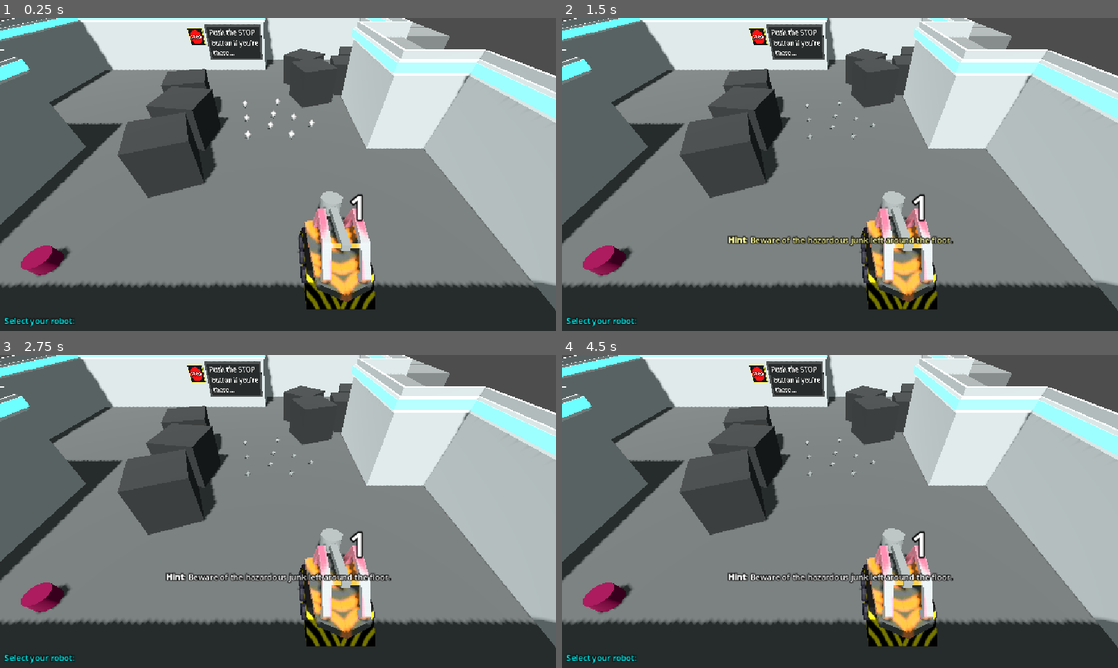
Above: before the commit, frames 1-4 (two rows, left to right).
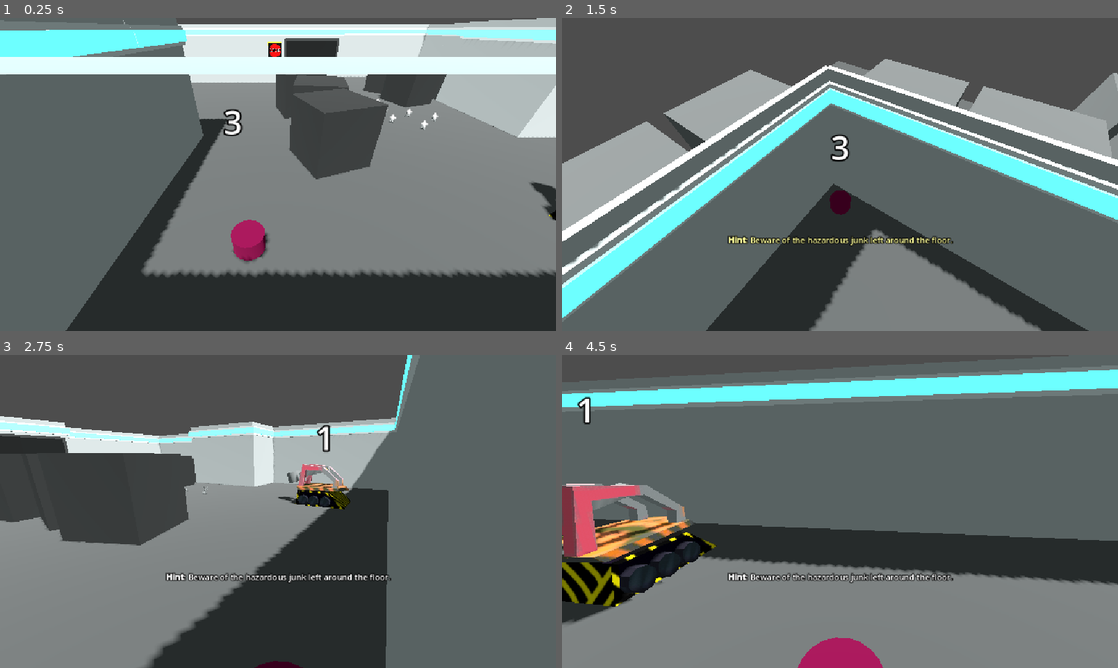
Above: after the commit, the same moments.

Repository: gheja/bot-loop
Game: Godot game, scene res://scenes/main_scene.tscn
The game is run twice, just before and just after one commit, with the same random seed, the same clock (stepped at 60 frames per second) and the same inputs.
Inputs (mouse positions are in pixels of both pictures, inside the frame that each line leads up to):
- Up to frame 1 (0.25 s): no input
- Up to frame 2 (1.5 s): move the mouse to (962, 158) at 0.52 s; hold D (move_right) 0.53-1.28 s; tap E (action_primary) at 0.6, 1.35 s; tap Enter at 1.25 s; move the mouse to (728, 190) at 1.27 s; hold Q (ui_action_back) from 1.28 s (still down)
- Up to frame 3 (2.75 s): tap R (ui_action_restart) at 2 s; move the mouse to (333, 442) at 2.02 s; release Q (ui_action_back) at 2.03 s; hold D (move_right) from 2.03 s (still down); tap E (action_primary) at 2.1 s
- Up to frame 4 (4.5 s): move the mouse to (812, 574) at 2.77 s; release D (move_right) at 2.78 s; hold W (move_up) 2.78-3.53 s; tap E (action_primary) at 2.85, 3.6, 4.35 s; move the mouse to (1006, 558) at 3.52 s; hold A (move_left) from 3.53 s (still down); tap R (ui_action_restart) at 4.15 s; move the mouse to (673, 464) at 4.27 s

The runs differ from the first frame. In frame 1, 57% of the frame differs, in the area x 0-100%, y 0-100%; in frame 2, 82%; in frame 3, 69%; in frame 4, 79%.

Commit message:
Updated player activation, updated camera handling, implementing BotManager

Diff:
--- a/src/autoload/bot_manager.gd
+++ b/src/autoload/bot_manager.gd
@@ -9,6 +9,10 @@
 var root: Node3D
 var bot_definitions = []
 
+func activate_bot(index: int, value: bool):
+	bot_definitions[index]["active"] = value
+	(bot_definitions[index]["bot"] as ObjectPlayerCharacter).make_active()
+
 func setup_bots():
 	root = Lib.get_first_node_in_group("player_object_containers")
 	for marker in get_tree().get_nodes_in_group("bot_starting_markers"):
@@ -17,17 +21,26 @@
 			"bot": null,
 			"recording": [],
 			"previous_recording": [],
+			"active": false,
 		})
 
+	var index = 0
 	for a in bot_definitions:
-		var obj: PlayerCharacterSubclass = (bot_scenes[a["marker"].bot_class] as PackedScene).instantiate()
-		obj.global_position = a["marker"].global_position
-		obj.player_index = a["marker"].bot_index
+		var marker: BotStartingMarker = a["marker"]
+
+		var obj: PlayerCharacterSubclass = (bot_scenes[marker.bot_class] as PackedScene).instantiate()
+		obj.global_position = marker.global_position
+		obj.player_index = marker.bot_index
 
 		var bot: ObjectPlayerCharacter = obj.find_child("PlayerCharacterBase")
 		a["bot"] = bot
 
 		root.add_child(obj)
 
+		if marker.activate_on_start:
+			activate_bot(index, true)
+
+		index += 1
+
 func restart_bot(index: int):
 	return
--- a/src/autoload/signals.gd
+++ b/src/autoload/signals.gd
@@ -6,6 +6,7 @@
 
 signal set_display_text
 signal update_music
+signal set_active_camera
 
 signal trigger_activation_changed
 
--- a/src/objects/player_character_base.gd
+++ b/src/objects/player_character_base.gd
@@ -3,6 +3,7 @@
 
 @export var max_speed = 5
 @export var is_actively_controlled = false
+# TODO: deprecate and remove this
 @export var player_index = -1
 @export var has_primary_action = true
 @export var controls_help_text = "[E] [Click] Use hammer"
@@ -69,6 +70,17 @@
 	# a good starting angle
 	camera_pivot.rotation.x = -0.6
 	camera_pivot.rotation.y = 0.0
+
+	Signals.set_active_camera.emit(camera, false)
+
+	#main_interface.set_controls_label_text(
+		#"[Arrow keys] [W-A-S-D] Move\n[Mouse] Look around\n" +
+		#"[color=#ff0]" +
+		#self.controls_help_text +
+		#"[/color]\n" +
+		#"\n" +
+		#"[color=#0ff][R] Restart loop\n[Q] Back to selection\n[P] Pause[/color]"
+	#)
 
 func _process(delta: float) -> void:
 	update_body_visual_rotation()
--- a/src/objects/player_character_subclass.gd
+++ b/src/objects/player_character_subclass.gd
@@ -1,4 +1,5 @@
 class_name PlayerCharacterSubclass
 extends Node3D
 
+# TODO: deprecate and remove this
 @export var player_index = -1
--- a/src/scenes/main_scene.gd
+++ b/src/scenes/main_scene.gd
@@ -33,6 +33,7 @@
 	Signals.pause.connect(_on_pause)
 	Signals.unpause.connect(_on_unpause)
 	Signals.update_music.connect(_on_update_music)
+	Signals.set_active_camera.connect(_on_set_active_camera)
 
 	GameState.loops += 1
 
@@ -41,7 +42,7 @@
 
 	Signals.set_controls_lock.emit(false)
 
-	start_level()
+	init_level()
 	update_music()
 
 	BotManager.setup_bots()
@@ -59,14 +60,14 @@
 func activate_level_camera(snap: bool):
 	var level_camera = level_container.get_child(0).find_child("LevelCamera3D")
 	assert(level_camera, "Could not locate level camera")
-	follow_camera(level_camera, snap)
+	Signals.set_active_camera.emit(level_camera, snap)
 
 func show_main_menu():
 	# menu_interface.show()
 	menu_interface.show2(true)
 	get_tree().paused = true
 
-func start_level():
+func init_level():
 	if GameState.play_intro:
 		GameState.play_intro = false
 
@@ -74,83 +75,21 @@
 			# this should really be part of the level, not the main script...
 			start_intro()
 		else:
-			start_player_selection()
-	else:
-		start_player_selection()
+			start_current_level()
+	else:
+		start_current_level()
 
 	# forget player auto-selection
 	GameState.auto_select_player_index = -1
 
-func get_available_player_indexes():
-	var result = []
-
-	for obj in get_tree().get_nodes_in_group("player_objects"):
-		result.append((obj as ObjectPlayerCharacter).player_index)
-
-	# bots' player_indexes might not be gathered in ascending order
-	result.sort()
-
-	return result
-
-func start_player_selection():
-	GameState.state = GameState.STATE_PLAYER_SELECTION
-	Signals.set_display_text.emit("Push the STOP\nbutton if you're\nthere...")
-
-	activate_level_camera(true)
-
-	# this one has the highest priority
-	if GameState.auto_select_player_index != -1:
-		set_active_player(GameState.auto_select_player_index)
-		return
-
-	var player_indexes = get_available_player_indexes()
-
-	# show the palyer selection even if there is only one bot
-
-	# # if we only have one palyer, select that
-	# if player_indexes.size() == 1:
-	# 	set_active_player(player_indexes[0])
-	# 	return
-
-	var s = ""
-
-	for i in get_available_player_indexes():
-		s += "[" + str(i) + "] "
-
-	main_interface.set_controls_label_text("[color=#0ff]Select your robot:\n" + s + "[/color]")
+func start_current_level():
+	GameState.state = GameState.STATE_RUNNING
+
+	Signals.set_controls_lock.emit(true)
 
 	# show the hint for this level
 	var level_obj: LevelClass = level_container.get_child(0).find_child("LevelBase")
 	main_interface.set_hint(level_obj.hint_text)
-
-func set_active_player(index: int):
-	var player_obj: ObjectPlayerCharacter = null
-
-	for obj in get_tree().get_nodes_in_group("player_objects"):
-		obj = obj as ObjectPlayerCharacter
-		if obj.player_index == index:
-			player_obj = obj
-			break
-
-	if not player_obj:
-		print("Could not find player object by index")
-		return
-
-	player_obj.make_active()
-	current_player_index = index
-	main_interface.set_controls_label_text(
-		"[Arrow keys] [W-A-S-D] Move\n[Mouse] Look around\n" +
-		"[color=#ff0]" +
-		player_obj.controls_help_text +
-		"[/color]\n" +
-		"\n" +
-		"[color=#0ff][R] Restart loop\n[Q] Back to selection\n[P] Pause[/color]"
-	)
-	var player_camera = player_obj.find_child("Camera3D")
-	assert(player_camera, "Could not locate player camera")
-	follow_camera(player_camera, false)
-
-	start_main_timer()
 
 var _camera_to_follow: Camera3D
 var _camera_follow_progress = 1.0
@@ -194,7 +133,7 @@
 		await get_tree().create_timer(0.05).timeout
 
 func start_intro():
-	follow_camera(intro_camera, true)
+	Signals.set_active_camera.emit(intro_camera, true)
 	intro_animation_player.play("intro")
 	Signals.intro_started.emit()
 
@@ -238,18 +177,18 @@
 	Signals.start_transition.emit("#330066")
 
 func _process(delta: float) -> void:
-	if GameState.state in [GameState.STATE_RUNNING, GameState.STATE_FINISHED]:
-		if Input.is_action_just_pressed("ui_action_restart"):
-			GameState.auto_select_player_index = current_player_index
-			restart_pressed()
-
-		if Input.is_action_just_pressed("ui_action_back"):
-			restart_pressed()
-
-	if GameState.state == GameState.STATE_PLAYER_SELECTION:
-		for i in get_available_player_indexes():
-			if Input.is_action_just_pressed("ui_action_select_" + str(i)):
-				set_active_player(i)
+	# if GameState.state in [GameState.STATE_RUNNING, GameState.STATE_FINISHED]:
+	# 	if Input.is_action_just_pressed("ui_action_restart"):
+	# 		GameState.auto_select_player_index = current_player_index
+	# 		restart_pressed()
+	#
+	# 	if Input.is_action_just_pressed("ui_action_back"):
+	# 		restart_pressed()
+	#
+	# if GameState.state == GameState.STATE_PLAYER_SELECTION:
+	# 	for i in get_available_player_indexes():
+	# 		if Input.is_action_just_pressed("ui_action_select_" + str(i)):
+	# 			set_active_player(i)
 
 	follow_camera_step(delta)
 
@@ -322,7 +261,7 @@
 		show_main_menu()
 
 func intro_finished():
-	start_player_selection()
+	start_current_level()
 
 var _last_time = -1
 func _on_update_timer(time: float):
@@ -339,3 +278,6 @@
 
 func _on_update_music():
 	update_music()
+
+func _on_set_active_camera(camera: Camera3D, snap: bool):
+	follow_camera(camera, snap)
